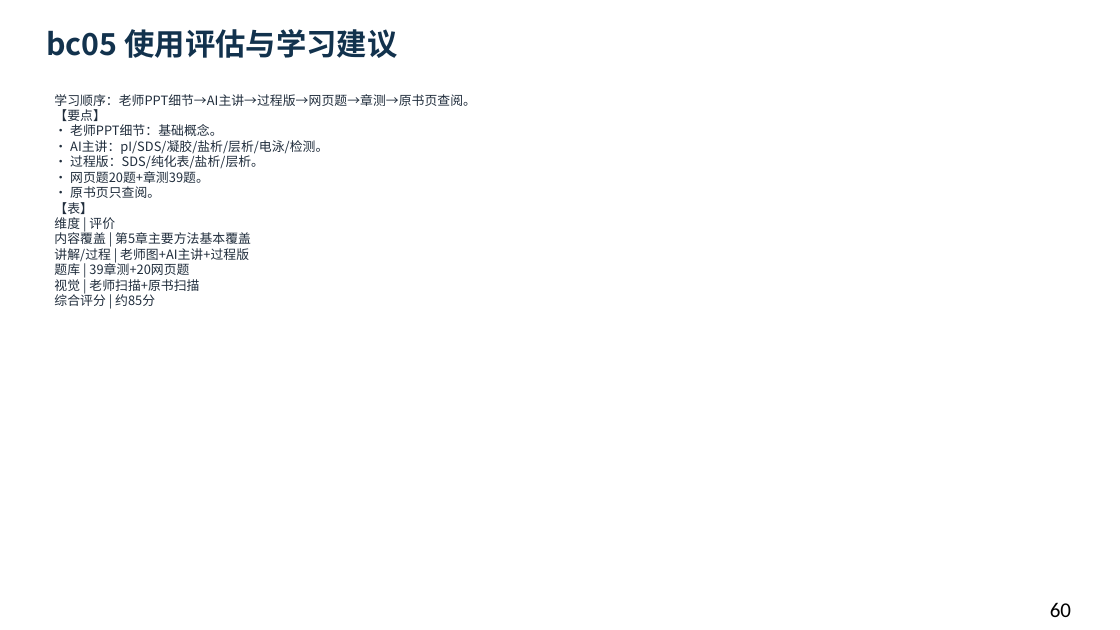
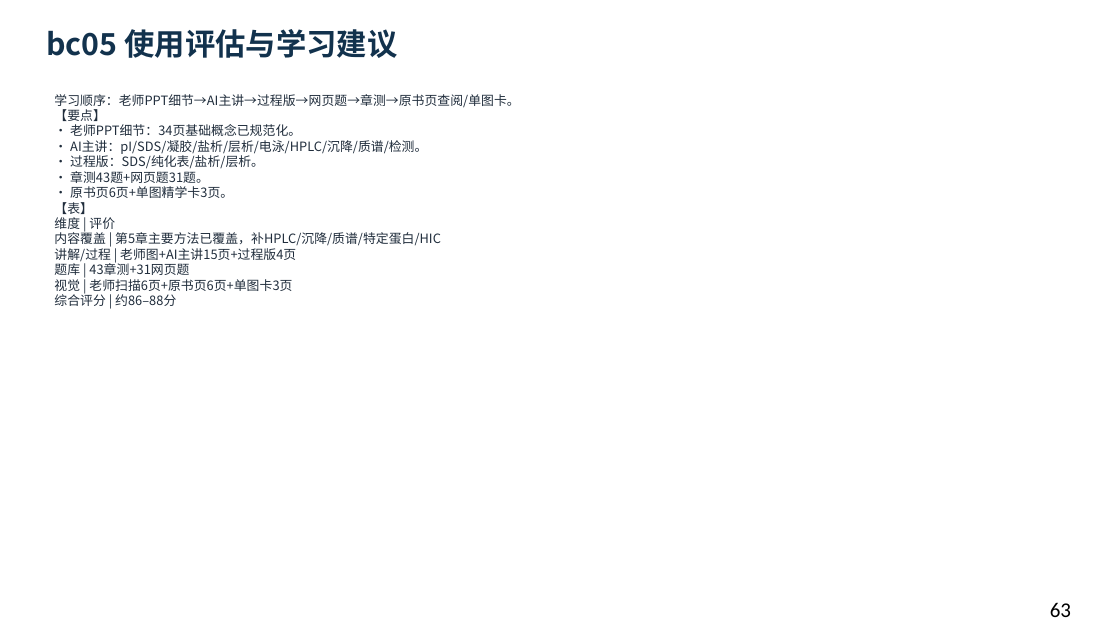
Before and after one commit to newkan-li/Biochemistry, a slide deck: slide 63 of downloads/bc05-ai-style.pptx (slide 60 before the commit). Drawn at 1120x630 pixels with LibreOffice and Linux fonts; fonts in the diff are those of the drawing. Boxes give left, top, right and bottom in pixels: in the first picture for what was removed or moved away, otherwise in the second. Text is boxed around its words. In the diff, an @@ line names an element or a change of style, - is before the commit and + after.

Commit message:
bc05规范化34页核心notes;网页题补至31题;新增原书单图3页;下载63页;版本20261112ax

```diff
--- a/downloads/bc05-ai-style.pptx
+++ b/downloads/bc05-ai-style.pptx
@@ text at [54,94,519,306]: text changed @@
-学习顺序：老师PPT细节→AI主讲→过程版→网页题→章测→原书页查阅。
-【要点】
-• 老师PPT细节：基础概念。
-• AI主讲：pI/SDS/凝胶/盐析/层析/电泳/检测。
-• 过程版：SDS/纯化表/盐析/层析。
-• 网页题20题+章测39题。
-• 原书页只查阅。
-【表】
-维度 | 评价
-内容覆盖 | 第5章主要方法基本覆盖
-讲解/过程 | 老师图+AI主讲+过程版
-题库 | 39章测+20网页题
-视觉 | 老师扫描+原书扫描
-综合评分 | 约85分
+学习顺序：老师PPT细节→AI主讲→过程版→网页题→章测→原书页查阅/单图卡。
+【要点】
+• 老师PPT细节：34页基础概念已规范化。
+• AI主讲：pI/SDS/凝胶/盐析/层析/电泳/HPLC/沉降/质谱/检测。
+• 过程版：SDS/纯化表/盐析/层析。
+• 章测43题+网页题31题。
+• 原书页6页+单图精学卡3页。
+【表】
+维度 | 评价
+内容覆盖 | 第5章主要方法已覆盖，补HPLC/沉降/质谱/特定蛋白/HIC
+讲解/过程 | 老师图+AI主讲15页+过程版4页
+题库 | 43章测+31网页题
+视觉 | 老师扫描6页+原书页6页+单图卡3页
+综合评分 | 约86–88分
@@ text at [1050,602,1071,617]: text changed @@
-60
+63
```
Also in this commit, not shown: 17 other slides changed, 3 slides added, 9 other files.
